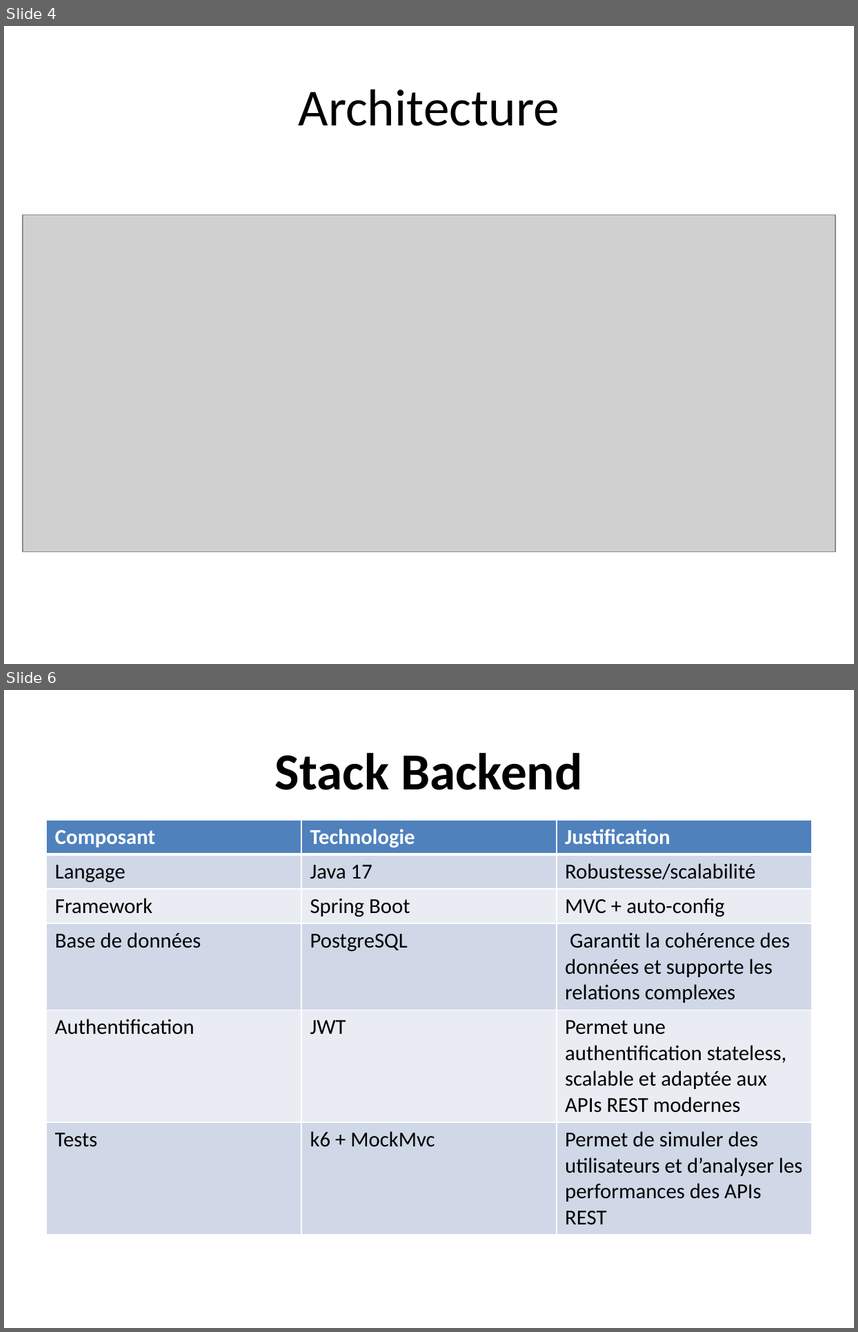
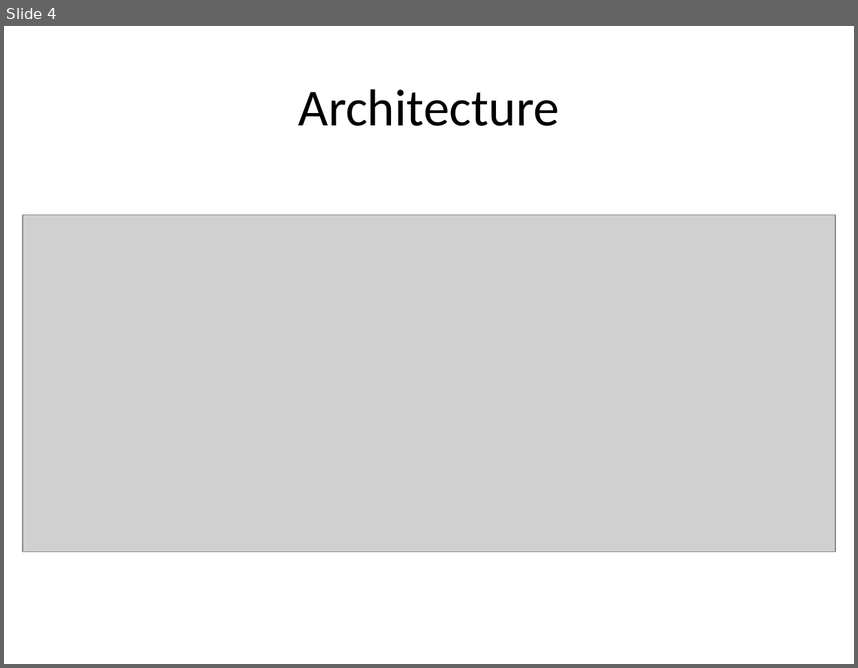
Before and after one commit to Abderrazzak20/Projet3_datashare, a slide deck: DataShare_Presentation.pptx. Shown one above the other, each under a label of ours: slides 4 and 6 before the commit, slide 4 after it; the slides between them are not shown. The pictures are 858x1332 and 858x668 pixels, drawn with LibreOffice and Linux fonts; fonts in the diff are those of the drawing; grey boxes stand for pictures. Boxes give left, top, right and bottom in pixels: in the first picture for what was removed or moved away, otherwise in the second. Text is boxed around its words. In the diff, an @@ line names an element or a change of style, - is before the commit and + after.

```diff
--- a/DataShare_Presentation.pptx
+++ b/DataShare_Presentation.pptx
@@ slide 6 removed at (4,690,854,1328), background #FFFFFF @@
@@ title removed at (275,753,582,790) @@
-Stack Backend
@@ table removed at (47,820,811,1230), 6 rows, 3 columns @@
-Composant | Technologie | Justification
-Langage | Java 17 | Robustesse/scalabilité
-Framework | Spring Boot | MVC + auto-config
-Base de données | PostgreSQL | Garantit la cohérence des données et supporte les relations complexes
-Authentification | JWT | Permet une authentification stateless, scalable et adaptée aux APIs REST modernes
-Tests | k6 + MockMvc | Permet de simuler des utilisateurs et d’analyser les performances des APIs REST
```
Also in this commit, not shown: 5 slides changed, 6 slides added, 3 other slides removed.
